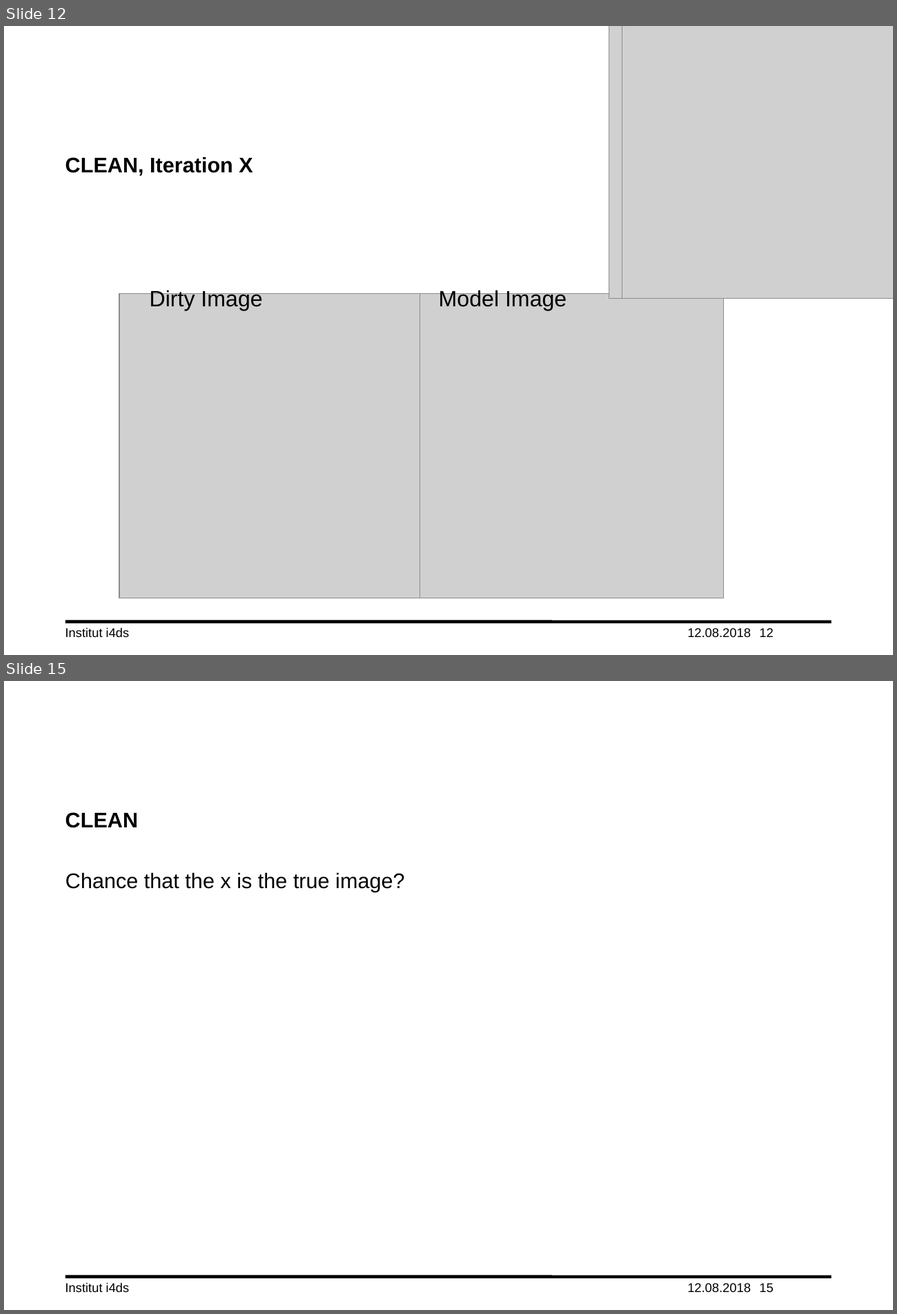
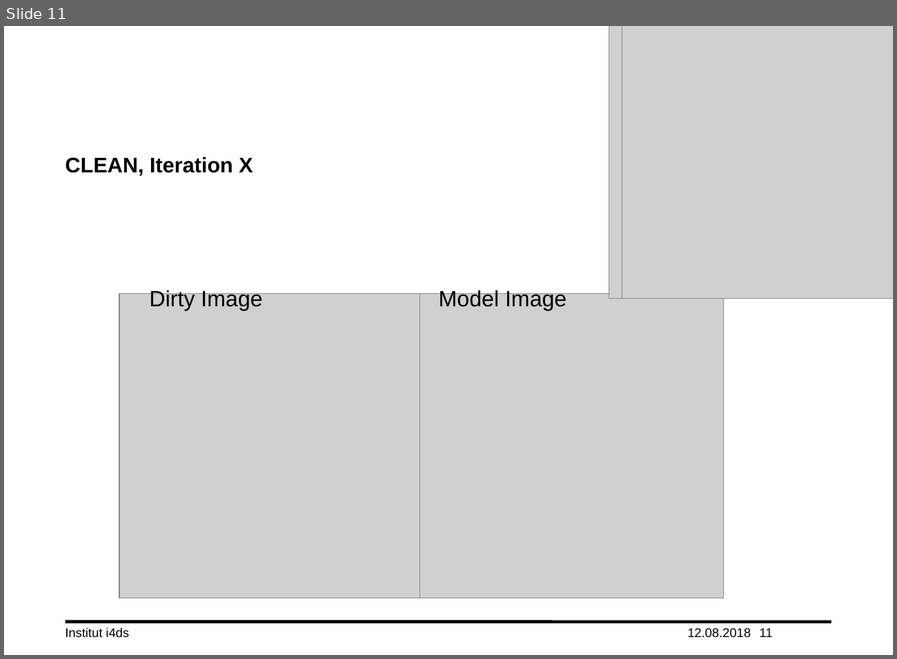
Before and after one commit to lord-blueberry/p7-doc, a slide deck: ppt/praes.pptx. Shown one above the other, each under a label of ours: slides 12 and 15 before the commit, slide 11 after it; the slides between them are not shown. The pictures are 897x1314 and 897x659 pixels, drawn with LibreOffice and Linux fonts; fonts in the diff are those of the drawing; grey boxes stand for pictures; background and template pictures are left out. Boxes give left, top, right and bottom in pixels: in the first picture for what was removed or moved away, otherwise in the second. Text is boxed around its words. In the diff, an @@ line names an element or a change of style, - is before the commit and + after.

```diff
--- a/ppt/praes.pptx
+++ b/ppt/praes.pptx
@@ slide 15 removed at box(4, 681, 893, 1310), background #FFFFFF; not listed: 1 template element that a slide beside it also shows @@
@@ title removed at box(65, 812, 138, 828) @@
-CLEAN
@@ text removed at box(65, 872, 404, 892) @@
-Chance that the x is the true image?
@@ text removed at box(65, 1282, 130, 1292) @@
-Institut i4ds
@@ text removed at box(687, 1283, 751, 1292) @@
-12.08.2018
@@ page number removed at box(759, 1283, 773, 1292) @@
-15
@@ what was slide 12 is now slide 11 @@
@@ page number at box(759, 628, 772, 637): text changed @@
-12
+11
```
Also in this commit, not shown: 8 slides changed, 2 other slides removed.
